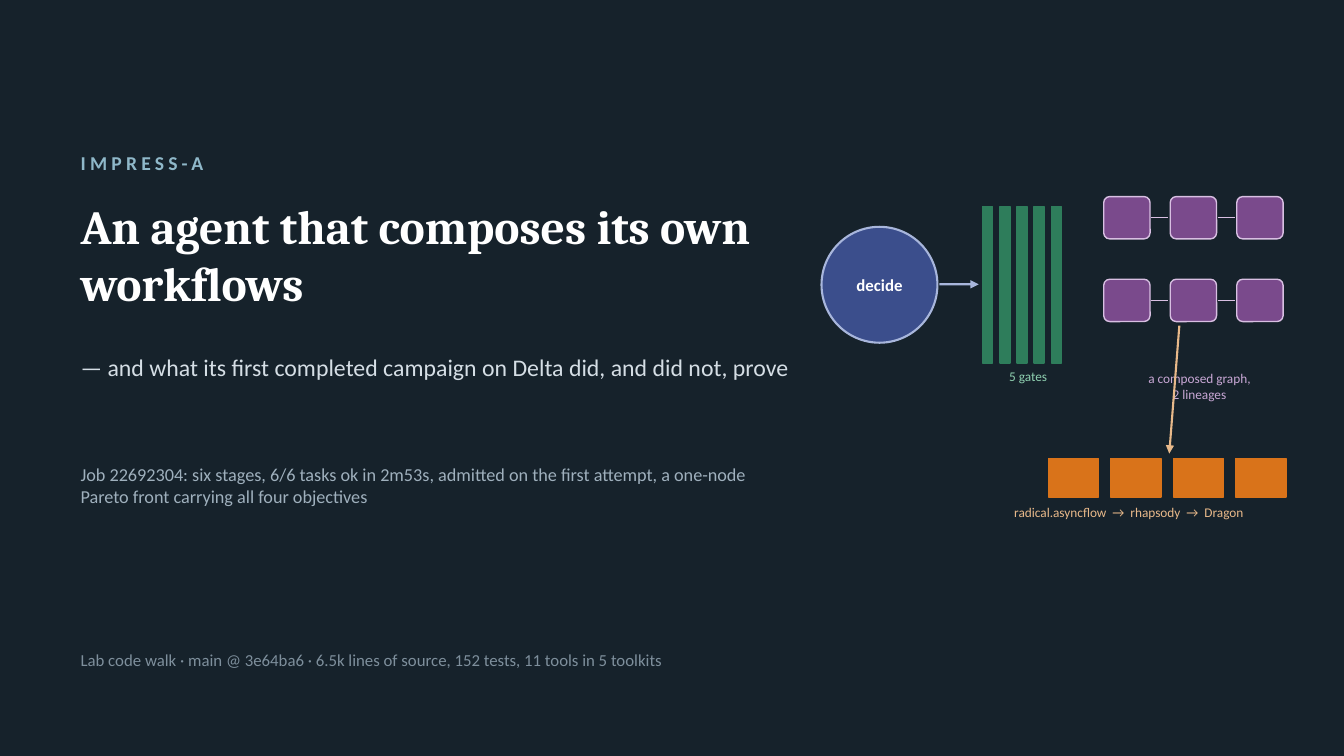
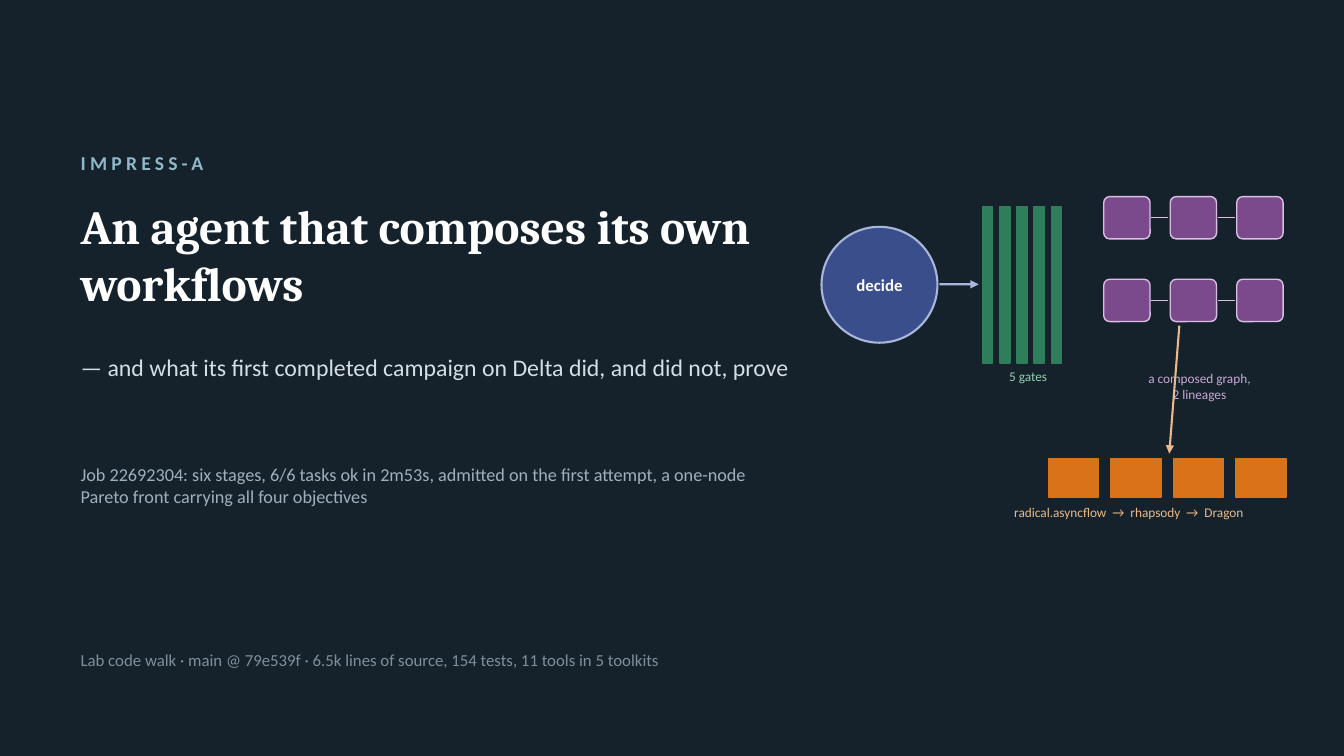
Before and after one commit to radical-collaboration/IMPRESS, a slide deck: slide 1 of agent/slides/impress-a-codewalk.pptx. Drawn at 1344x756 pixels with LibreOffice and Linux fonts; fonts in the diff are those of the drawing. Boxes give left, top, right and bottom in pixels: in the first picture for what was removed or moved away, otherwise in the second. Text is boxed around its words. In the diff, an @@ line names an element or a change of style, - is before the commit and + after.

```diff
--- a/agent/slides/impress-a-codewalk.pptx
+++ b/agent/slides/impress-a-codewalk.pptx
@@ text at bbox=[81, 654, 659, 668]: text changed @@
-Lab code walk · main @ 3e64ba6 · 6.5k lines of source, 152 tests, 11 tools in 5 toolkits
+Lab code walk · main @ 79e539f · 6.5k lines of source, 154 tests, 11 tools in 5 toolkits
```
Also in this commit, not shown: 2 other slides changed, 4 other files.
